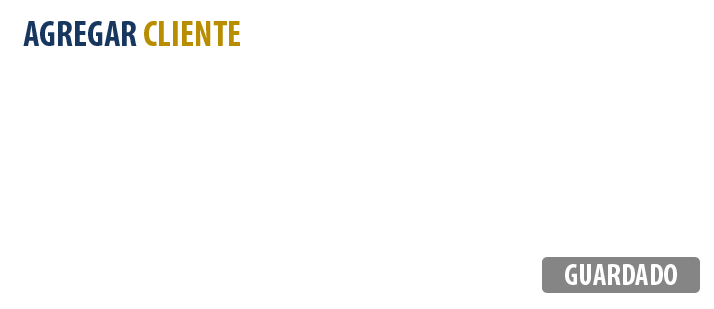
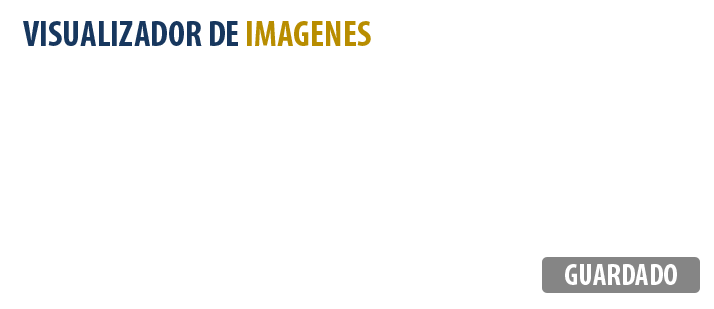
Comparing the layer stacks of the two 714x309 images. Changes:
renamed "AGREGAR CLIENTE" to "VISUALIZADOR DE IMAGENES", painted on it over [23, 21, 371, 46]
